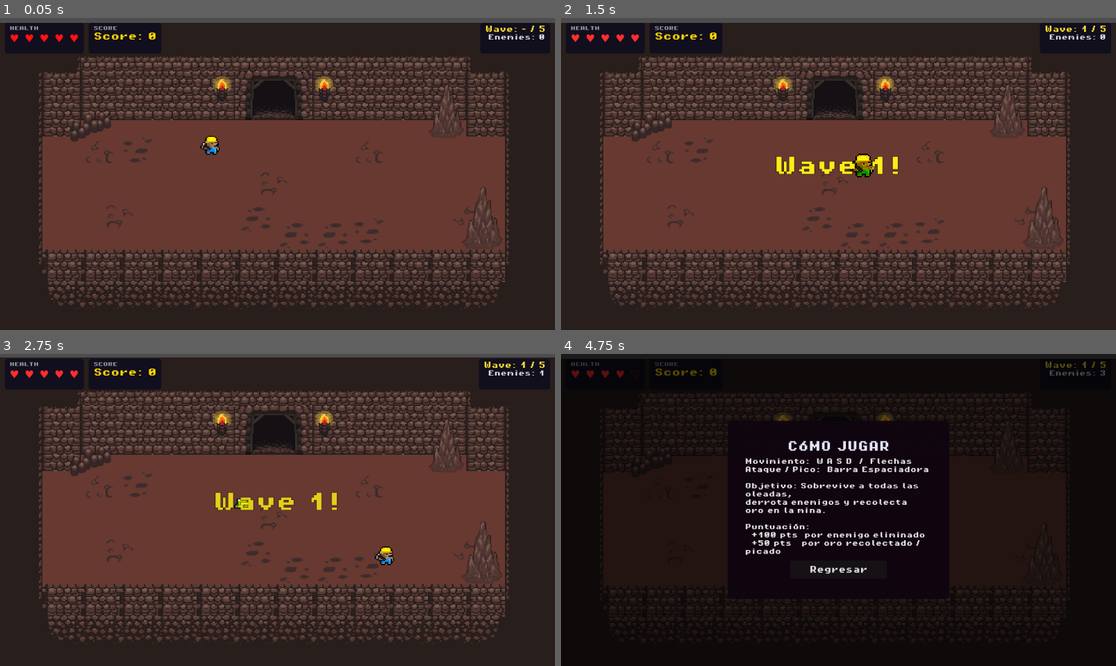
Above: before the commit, frames 1-4 (two rows, left to right).
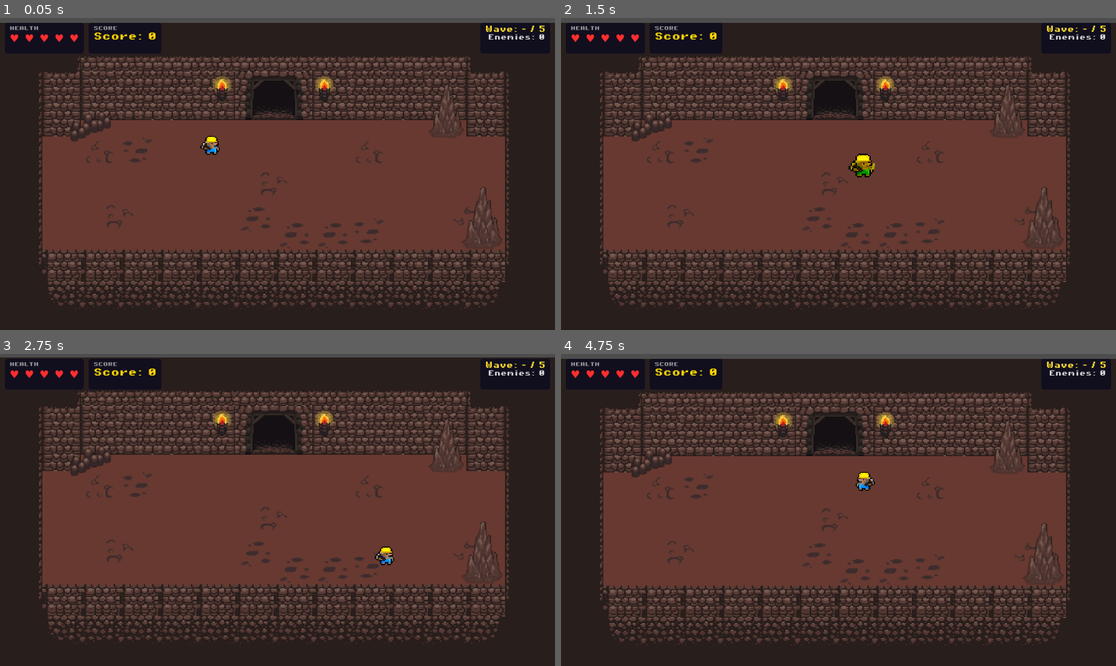
Above: after the commit, the same moments.

Repository: GerardoHuHer/Mole-miner
Game: Godot game, scene res://scenes/game.tscn
Same seed, same stepped clock (60 frames per second), same inputs: the game is played once before the commit and once after it. This scene is started directly instead of the project's main scene. Sound files missing from this copy of the repository are replaced by a short silence.
Inputs (mouse positions are in pixels of both pictures, inside the frame that each line leads up to):
- Up to frame 1 (0.05 s): no input
- Up to frame 2 (1.5 s): tap Enter at 0.5 s; hold Right (ui_right) 0.53-1.28 s; hold Space (attack) 0.53-1.28 s; hold Down (ui_down) from 1.28 s (still down); tap Space (attack) at 1.35 s
- Up to frame 3 (2.75 s): release Down (ui_down) at 2.03 s; hold Right (ui_right) from 2.03 s (still down); hold Space (attack) from 2.03 s (still down)
- Up to frame 4 (4.75 s): release Right (ui_right) at 2.78 s; release Space (attack) at 2.78 s; hold Up (ui_up) 2.78-3.53 s; tap Space (attack) at 2.85 s; hold Left (ui_left) 3.53-4.25 s; hold Space (attack) 3.53-4.25 s; tap Escape (pause) at 4.15 s; click (838, 531) at 4.25 s, where only the run before the commit has a clickable "Cómo jugar"

The runs differ from the first frame. In frame 1, less than 0.1% of the frame differs, in the area x 2-15%, y 5-8%; in frame 2, 0.7%; in frame 3, 0.7%; in frame 4, 96%, in the area x 0-100%, y 0-100%.
Error after the commit: Parse Error: Cannot infer the type of "ref" variable because the value doesn't have a set type. (res://assets/scripts/game_manager.gd:116)

Commit message:
feat: sistema de recolección de oro entre oleadas
Mecánica:
- Al terminar cada oleada (excepto la última), aparecen 6 pepitas de oro
  dispersas en el mapa para que el jugador las mine con ESPACIO.
- Cada pepita recolectada suma +50 puntos.
- El tiempo de recolección disminuye con cada oleada:
    Oleada 1 → 10s | 2 → 8s | 3 → 6s | 4 → 4s
- Al acabar el tiempo, el oro restante desaparece y empieza la siguiente oleada.

Archivos nuevos:
- assets/scripts/gold.gd  — Area2D que detecta el AttackArea del jugador,
  emite señal collected(points) y desaparece con animación.
- scenes/gold_nugget.tscn — Escena del pepita (oro.png + CircleShape2D r=8).

Archivos modificados:
- wave_manager.gd  — Señales gold_phase_started/ended; lógica de fase entre
  oleadas; función _get_gold_duration().
- game_manager.gd  — Conecta señales de oro, spawnea/despawnea pepitas,
  pasa score al sistema de puntuación, cambia música a INTER durante la fase.
- hud.gd           — show/hide_gold_phase(); _process() con cuenta regresiva
  y parpadeo rojo en los últimos 3 segundos.
- hud.tscn         — GoldPhasePanel (PanelContainer) con GoldLabel, anclado
  al top-center debajo de la TopBar.

Diff:
--- a/assets/scripts/game_manager.gd
+++ b/assets/scripts/game_manager.gd
@@ -7,8 +7,18 @@
 
 var score: int = 0
 var is_paused: bool = false
-# Evita que pausa se active en pantallas de game over / victoria
-var game_active: bool = true
+var game_active: bool = true  # Evita que pausa se active en game over / victoria
+
+# ----- Sistema de oro -----
+const GOLD_SCENE := preload("res://scenes/gold_nugget.tscn")
+const GOLD_COUNT := 6  # Pepitas por fase de recolección
+# Área del mapa donde se pueden generar pepitas (coordenadas del mundo)
+const GOLD_AREA_X_MIN := 40.0
+const GOLD_AREA_X_MAX := 390.0
+const GOLD_AREA_Y_MIN := -80.0
+const GOLD_AREA_Y_MAX := 80.0
+
+var _spawned_gold: Array = []
 
 # Songs to use
 const INTER_MUSIC = preload("res://assets/music/Inter.mp3")
@@ -24,7 +34,9 @@
 	wave_manager.wave_completed.connect(_on_wave_completed)
 	wave_manager.all_waves_completed.connect(_on_all_waves_completed)
 	wave_manager.enemy_count_changed.connect(_on_enemy_count_changed)
-	wave_manager.enemy_killed.connect(_on_enemy_killed)  # Para sumar score
+	wave_manager.enemy_killed.connect(_on_enemy_killed)
+	wave_manager.gold_phase_started.connect(_on_gold_phase_started)
+	wave_manager.gold_phase_ended.connect(_on_gold_phase_ended)
 
 	# Señales del jugador
 	player.health_changed.connect(_on_player_health_changed)
@@ -81,6 +93,40 @@
 func _on_wave_completed(_wave_number: int) -> void:
 	pass
 
+# ----- Fase de recolección de oro -----
+
+func _on_gold_phase_started(duration: float) -> void:
+	play_music(INTER_MUSIC)
+	_spawn_gold()
+	hud.show_gold_phase(duration)
+
+func _on_gold_phase_ended() -> void:
+	_despawn_gold()
+	hud.hide_gold_phase()
+
+func _spawn_gold() -> void:
+	_spawned_gold.clear()
+	for i in range(GOLD_COUNT):
+		var nugget = GOLD_SCENE.instantiate()
+		nugget.position = Vector2(
+			randf_range(GOLD_AREA_X_MIN, GOLD_AREA_X_MAX),
+			randf_range(GOLD_AREA_Y_MIN, GOLD_AREA_Y_MAX)
+		)
+		# Captura la referencia en el closure antes de añadirlo al árbol
+		var ref := nugget
+		nugget.collected.connect(func(points: int) -> void:
+			_spawned_gold.erase(ref)
+			add_score(points)
+		)
+		add_child(nugget)
+		_spawned_gold.append(nugget)
+
+func _despawn_gold() -> void:
+	for nugget in _spawned_gold:
+		if is_instance_valid(nugget):
+			nugget.queue_free()
+	_spawned_gold.clear()
+
 func _on_all_waves_completed() -> void:
 	game_active = false
 	get_tree().paused = true
--- /dev/null
+++ b/assets/scripts/gold.gd
@@ -0,0 +1,28 @@
+extends Area2D
+
+signal collected(points: int)
+
+const GOLD_POINTS := 50
+
+func _ready() -> void:
+	process_mode = Node.PROCESS_MODE_PAUSABLE
+	add_to_group("Gold")
+	area_entered.connect(_on_area_entered)
+
+func _on_area_entered(area: Area2D) -> void:
+	# El AttackArea del jugador es un Area2D hijo directo del CharacterBody2D del Player
+	var parent = area.get_parent()
+	if parent != null and parent.is_in_group("Player"):
+		_collect()
+
+func _collect() -> void:
+	# Desactivar monitoreo para que no dispare la señal más de una vez
+	set_deferred("monitoring", false)
+	collected.emit(GOLD_POINTS)
+
+	# Animación: escala y desvanece antes de destruirse
+	var tween := create_tween()
+	tween.set_parallel(true)
+	tween.tween_property(self, "scale", Vector2(2.0, 2.0), 0.12)
+	tween.tween_property(self, "modulate", Color(1.0, 1.0, 0.2, 0.0), 0.18)
+	tween.chain().tween_callback(queue_free)
--- a/assets/scripts/hud.gd
+++ b/assets/scripts/hud.gd
@@ -48,6 +48,13 @@
 # ---- Créditos ----
 @onready var credits_panel: PanelContainer          = $CreditsPanel
 @onready var credits_back_button: Button            = $CreditsPanel/CreditsContent/BackButton
+
+# ---- Fase de oro ----
+@onready var gold_phase_panel: PanelContainer       = $GoldPhasePanel
+@onready var gold_label: Label                      = $GoldPhasePanel/GoldLabel
+
+var _gold_active: bool = false
+var _gold_time_left: float = 0.0
 
 # ---- Music -----
 const BATTLE_MUSIC = preload("res://assets/music/Combate.mp3")
@@ -122,6 +129,37 @@
 func update_score(score: int) -> void:
 	score_label.text = "Score: %d" % score
 
+func _process(delta: float) -> void:
+	if not _gold_active:
+		return
+	# Pausa la cuenta mientras el juego esté pausado (el HUD corre en ALWAYS)
+	if get_tree().paused:
+		return
+	_gold_time_left -= delta
+	var secs := max(0, int(ceil(_gold_time_left)))
+	gold_label.text = "RECOGE EL ORO!  %ds" % secs
+	# Parpadeo rojo en los últimos 3 segundos
+	if _gold_time_left <= 3.0:
+		gold_label.modulate = Color(1.0, 0.25, 0.25) if fmod(_gold_time_left, 0.5) < 0.25 else Color(1.0, 0.88, 0.0)
+	else:
+		gold_label.modulate = Color(1.0, 0.88, 0.0)
+
+
+# ===== Fase de recolección de oro =====
+
+func show_gold_phase(duration: float) -> void:
+	_gold_time_left = duration
+	_gold_active = true
+	gold_label.modulate = Color(1.0, 0.88, 0.0)
+	gold_label.text = "RECOGE EL ORO!  %ds" % int(duration)
+	gold_phase_panel.visible = true
+	show_announcement("¡Recoge el oro!")
+
+func hide_gold_phase() -> void:
+	_gold_active = false
+	gold_phase_panel.visible = false
+
+
 func _flash_hearts() -> void:
 	var tween := create_tween()
 	tween.tween_property(hearts_label, "modulate", Color(1.0, 0.3, 0.3, 1.0), 0.06)
--- a/assets/scripts/wave_manager.gd
+++ b/assets/scripts/wave_manager.gd
@@ -4,7 +4,9 @@
 signal wave_completed(wave_number: int)
 signal all_waves_completed
 signal enemy_count_changed(count: int)
-signal enemy_killed  # Emitida cada vez que un enemigo muere (usada para sumar score)
+signal enemy_killed            # Para sumar score por enemigo eliminado
+signal gold_phase_started(duration: float)  # Emitida al iniciar fase de recolección
+signal gold_phase_ended                     # Emitida al terminar fase de recolección
 
 @export var enemy_scene: PackedScene   # Slimes — oleadas 1, 3, 5
 @export var worm_scene: PackedScene    # Gusanos — oleadas 2, 4
@@ -80,10 +82,23 @@
 func _on_enemy_died() -> void:
 	enemies_alive -= 1
 	enemy_count_changed.emit(enemies_alive)
-	enemy_killed.emit()  # Notifica al game_manager para sumar score
+	enemy_killed.emit()
 
 	if enemies_alive <= 0 and not is_spawning:
 		wave_active = false
 		wave_completed.emit(current_wave)
+
+		# Fase de recolección de oro entre oleadas (no aplica después de la última)
+		if current_wave < wave_definitions.size():
+			var gold_time := _get_gold_duration()
+			gold_phase_started.emit(gold_time)
+			await get_tree().create_timer(gold_time, false).timeout
+			gold_phase_ended.emit()
+
 		await get_tree().create_timer(time_between_waves, false).timeout
 		_start_next_wave()
+
+# Duración de la fase de oro: 10s tras oleada 1, -2s por cada oleada siguiente
+# Oleada 1→10s | 2→8s | 3→6s | 4→4s
+func _get_gold_duration() -> float:
+	return 10.0 - (current_wave - 1) * 2.0
--- /dev/null
+++ b/scenes/gold_nugget.tscn
@@ -0,0 +1,16 @@
+[gd_scene format=3]
+
+[ext_resource type="Script" path="res://assets/scripts/gold.gd" id="1_gold"]
+[ext_resource type="Texture2D" path="res://assets/sprites/oro.png" id="2_oro"]
+
+[sub_resource type="CircleShape2D" id="CircleShape2D_gold"]
+radius = 8.0
+
+[node name="GoldNugget" type="Area2D"]
+script = ExtResource("1_gold")
+
+[node name="Sprite2D" type="Sprite2D" parent="."]
+texture = ExtResource("2_oro")
+
+[node name="CollisionShape2D" type="CollisionShape2D" parent="."]
+shape = SubResource("CircleShape2D_gold")
--- a/scenes/hud.tscn
+++ b/scenes/hud.tscn
@@ -17,6 +17,22 @@
 [sub_resource type="StyleBoxFlat" id="StyleBoxFlat_overlay"]
 bg_color = Color(0.0, 0.0, 0.0, 0.72)
 
+[sub_resource type="StyleBoxFlat" id="StyleBoxFlat_gold"]
+bg_color = Color(0.14, 0.09, 0.01, 0.93)
+corner_radius_top_left = 8
+corner_radius_top_right = 8
+corner_radius_bottom_right = 8
+corner_radius_bottom_left = 8
+border_width_left = 2
+border_width_top = 2
+border_width_right = 2
+border_width_bottom = 2
+border_color = Color(1.0, 0.78, 0.0, 1.0)
+content_margin_left = 18.0
+content_margin_top = 8.0
+content_margin_right = 18.0
+content_margin_bottom = 8.0
+
 [sub_resource type="StyleBoxFlat" id="StyleBoxFlat_gameover"]
 bg_color = Color(0.06, 0.02, 0.06, 0.96)
 corner_radius_top_left = 10
@@ -121,6 +137,29 @@
 horizontal_alignment = 1
 vertical_alignment = 1
 
+[node name="GoldPhasePanel" type="PanelContainer" parent="."]
+visible = false
+anchor_left = 0.5
+anchor_top = 0.0
+anchor_right = 0.5
+anchor_bottom = 0.0
+offset_left = -155.0
+offset_top = 82.0
+offset_right = 155.0
+offset_bottom = 122.0
+grow_horizontal = 2
+theme_override_styles/panel = SubResource("StyleBoxFlat_gold")
+
+[node name="GoldLabel" type="Label" parent="GoldPhasePanel"]
+theme_override_fonts/font = ExtResource("2_font")
+theme_override_font_sizes/font_size = 16
+theme_override_colors/font_color = Color(1.0, 0.88, 0.0, 1.0)
+theme_override_colors/font_outline_color = Color(0.0, 0.0, 0.0, 1.0)
+theme_override_constants/outline_size = 2
+text = "RECOGE EL ORO!  10s"
+horizontal_alignment = 1
+vertical_alignment = 1
+
 [node name="DimOverlay" type="ColorRect" parent="."]
 visible = false
 process_mode = 3
